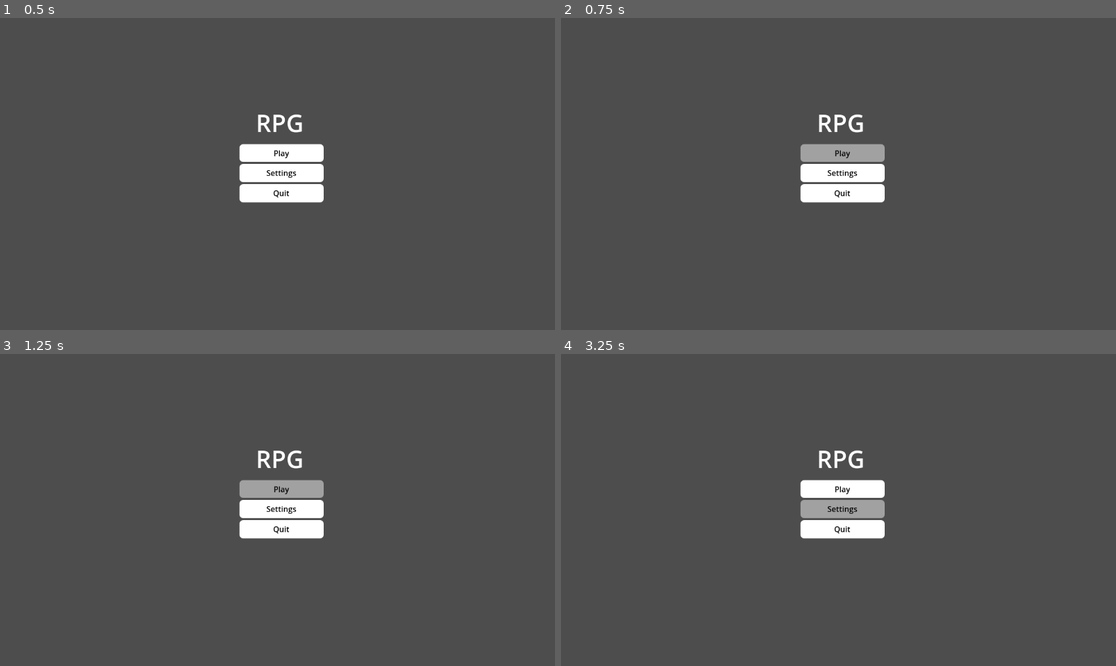
Above: before the commit, frames 1-4 (two rows, left to right).
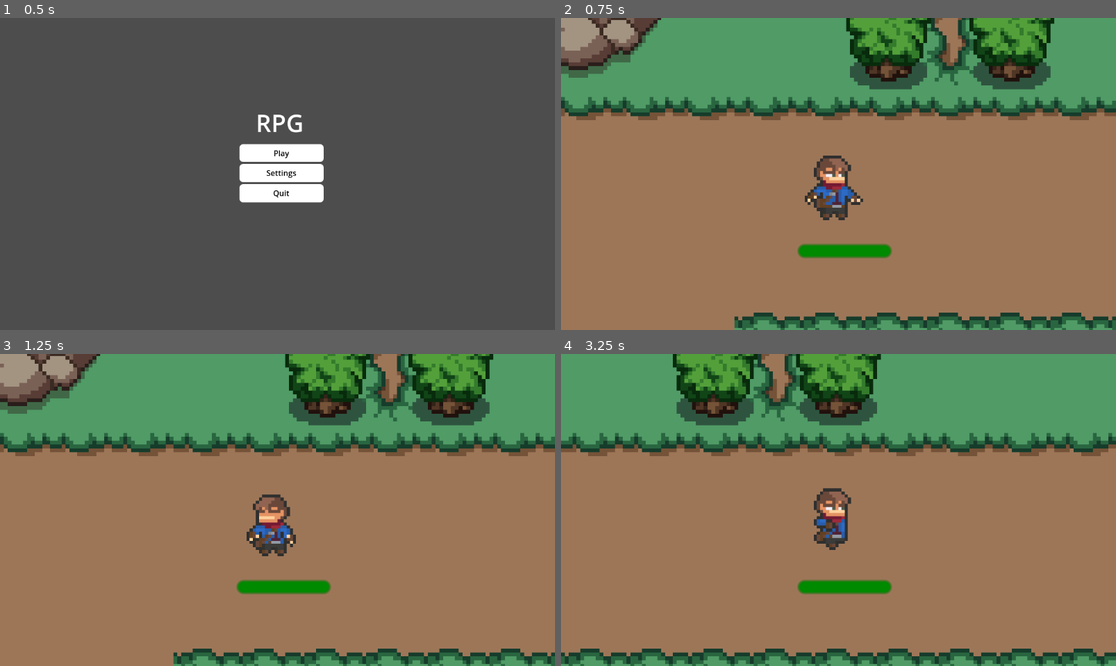
Above: after the commit, the same moments.

Repository: NoahP1608/CS-NEA
Game: Godot game, scene res://main_menu.tscn
The game is run twice, just before and just after one commit, with the same random seed, the same clock (stepped at 60 frames per second) and the same inputs.
Inputs (mouse positions are in pixels of both pictures, inside the frame that each line leads up to):
- Up to frame 1 (0.5 s): no input
- Up to frame 2 (0.75 s): click "Play" at 0.5 s
- Up to frame 3 (1.25 s): no input
- Up to frame 4 (3.25 s): click (844, 488) at 1.25 s, where only the run before the commit has a clickable "Play"; click (844, 510) at 2 s, where only the run before the commit has a clickable "Settings"; hold Right (ui_right) from 2.78 s (still down)

Frame 1 is identical in both runs. In frame 2, 99% of the frame differs, in the area x 0-100%, y 0-100%; in frame 3, 99%; in frame 4, 100%.

Commit message:
Update main_menu.tscn

Diff:
--- a/main_menu.tscn
+++ b/main_menu.tscn
@@ -1,6 +1,6 @@
-[gd_scene load_steps=6 format=3 uid="uid://dxwn5pxeq6lrh"]
+[gd_scene load_steps=6 format=3 uid="uid://4fkpumusrhlk"]
 
-[ext_resource type="Script" path="res://main_menu.gd" id="1_7bjhb"]
+[ext_resource type="Script" path="res://Scripts/main_menu.gd" id="1_f25ta"]
 
 [sub_resource type="StyleBoxFlat" id="StyleBoxFlat_rumlo"]
 bg_color = Color(1, 1, 1, 1)
@@ -37,7 +37,7 @@
 grow_horizontal = 2
 grow_vertical = 2
 size_flags_vertical = 3
-script = ExtResource("1_7bjhb")
+script = ExtResource("1_f25ta")
 
 [node name="VBoxContainer" type="VBoxContainer" parent="."]
 layout_mode = 1
